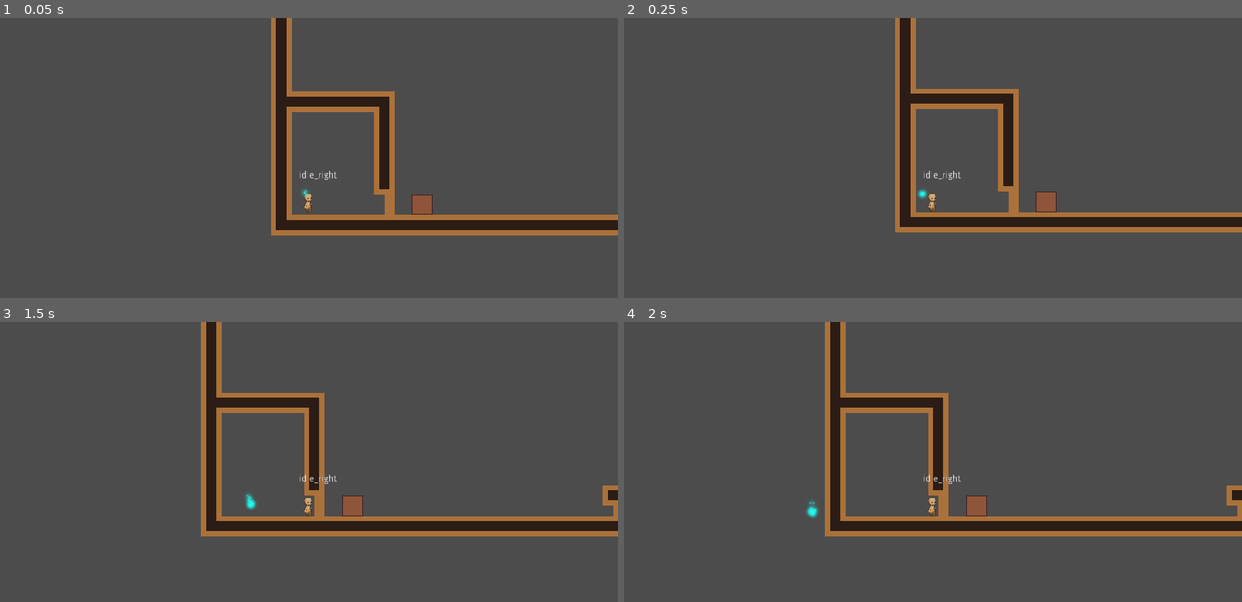
Above: before the commit, frames 1-4 (two rows, left to right).
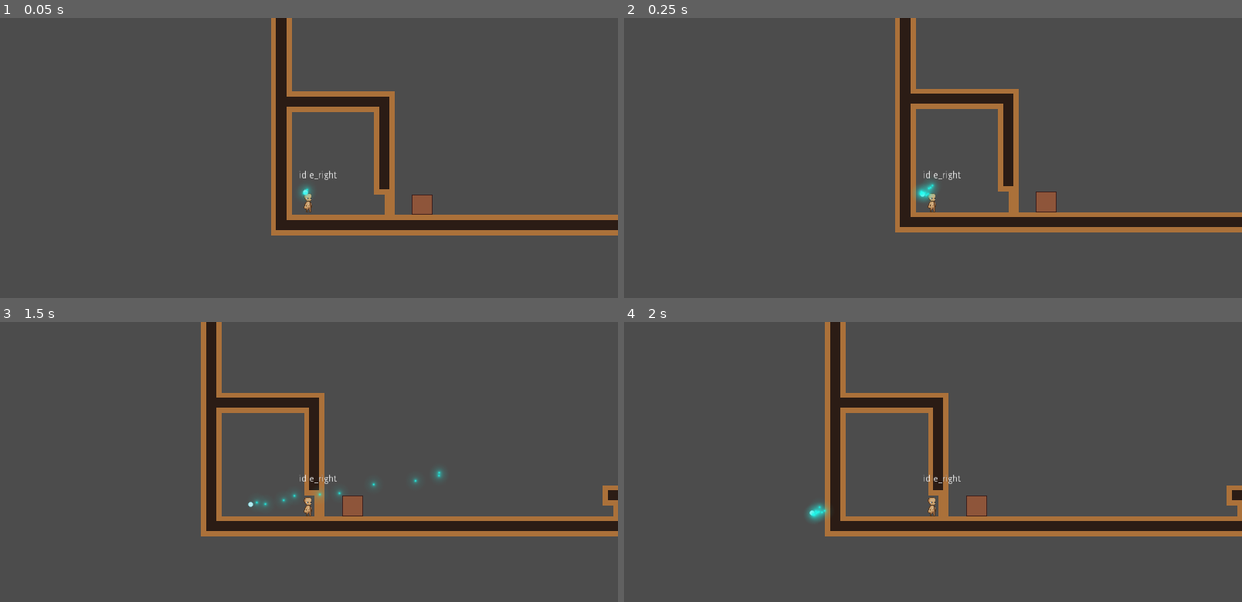
Above: after the commit, the same moments.

Repository: Sleeping-Robot-Games/tiny-human
Game: Godot game, scene res://levels/demo/home.tscn
Two runs of this game, one before a commit and one after it. Both use one fixed random seed, a clock stepped at 60 frames per second and the inputs below.
Inputs (mouse positions are in pixels of both pictures, inside the frame that each line leads up to):
- Up to frame 1 (0.05 s): no input
- Up to frame 2 (0.25 s): no input
- Up to frame 3 (1.5 s): tap Enter at 0.5 s; move the mouse to (444, 478) at 0.52 s; hold Right (move_right) 0.53-1.28 s; tap Space (jump) at 0.77 s; move the mouse to (185, 512) at 1.27 s; hold Down (move_down) from 1.28 s (still down)
- Up to frame 4 (2 s): keep holding Down (move_down); tap Space (jump) at 1.52 s

The runs differ from the first frame. In frame 1, less than 0.1% of the frame differs, in the area x 48-51%, y 59-65%; in frame 2, 0.2%; in frame 3, 0.3%, in the area x 39-72%, y 52-67%; in frame 4, 0.2%.

Commit message:
Tweak wisp particle effects

Diff:
--- a/characters/wisp/wisp.gd
+++ b/characters/wisp/wisp.gd
@@ -26,8 +26,10 @@
 
 	# move towards player if mouse is idle, otherwise move towards mouse
 	if is_idle:
-		var player_pos = get_parent().global_position
-		var idle_pos = Vector2(player_pos.x - 20, player_pos.y + 5)
+		var player_node = get_parent()
+		var player_pos = player_node.global_position
+		var behind_player = 20 if player_node.facing < 0 else -20
+		var idle_pos = Vector2(player_pos.x + behind_player, player_pos.y + 5)
 		global_position += (idle_pos - global_position) / follow_speed
 	else:
 		global_position += (get_global_mouse_position() - global_position) / follow_speed
--- a/characters/wisp/wisp.tscn
+++ b/characters/wisp/wisp.tscn
@@ -1,7 +1,8 @@
-[gd_scene load_steps=5 format=2]
+[gd_scene load_steps=6 format=2]
 
 [ext_resource path="res://characters/wisp/wisp.gd" type="Script" id=1]
 [ext_resource path="res://characters/wisp/floaty_64.png" type="Texture" id=2]
+[ext_resource path="res://characters/wisp/wisp.png" type="Texture" id=3]
 
 [sub_resource type="CanvasItemMaterial" id=1]
 particles_animation = true
@@ -10,31 +11,32 @@
 particles_anim_loop = false
 
 [sub_resource type="ParticlesMaterial" id=2]
-lifetime_randomness = 1.0
 emission_shape = 1
 emission_sphere_radius = 1.0
 flag_disable_z = true
 spread = 180.0
 gravity = Vector3( 0, -100, 0 )
-initial_velocity = 25.0
+initial_velocity = 10.0
 angular_velocity = 100.0
 angular_velocity_random = 1.0
 orbit_velocity = 0.0
 orbit_velocity_random = 0.0
 angle = 360.0
 angle_random = 1.0
-scale = 2.0
 color = Color( 0.121569, 0.988235, 0.937255, 1 )
+hue_variation_random = 0.75
 
 [node name="Wisp" type="Node2D"]
 script = ExtResource( 1 )
 
 [node name="Sprite" type="Sprite" parent="."]
+texture = ExtResource( 3 )
 
 [node name="Particles2D" type="Particles2D" parent="Sprite"]
 material = SubResource( 1 )
-scale = Vector2( 0.25, 0.25 )
-amount = 60
+amount = 10
+lifetime = 0.25
+local_coords = false
 process_material = SubResource( 2 )
 texture = ExtResource( 2 )
 
Binary file added: characters/wisp/wisp.png
Not shown, added: characters/wisp/wisp.png.import
